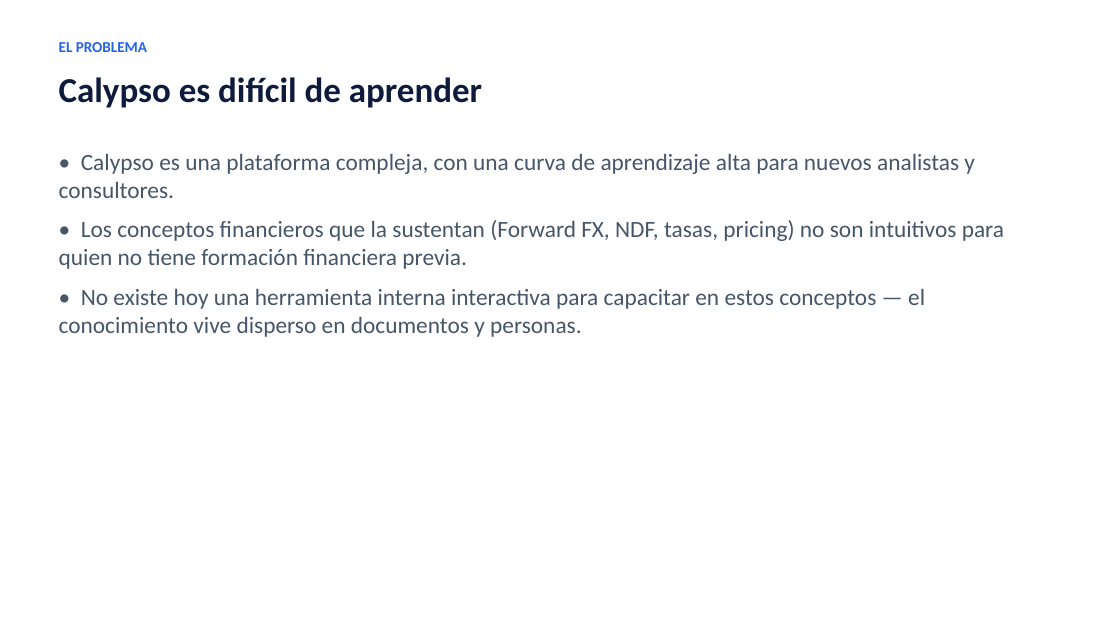
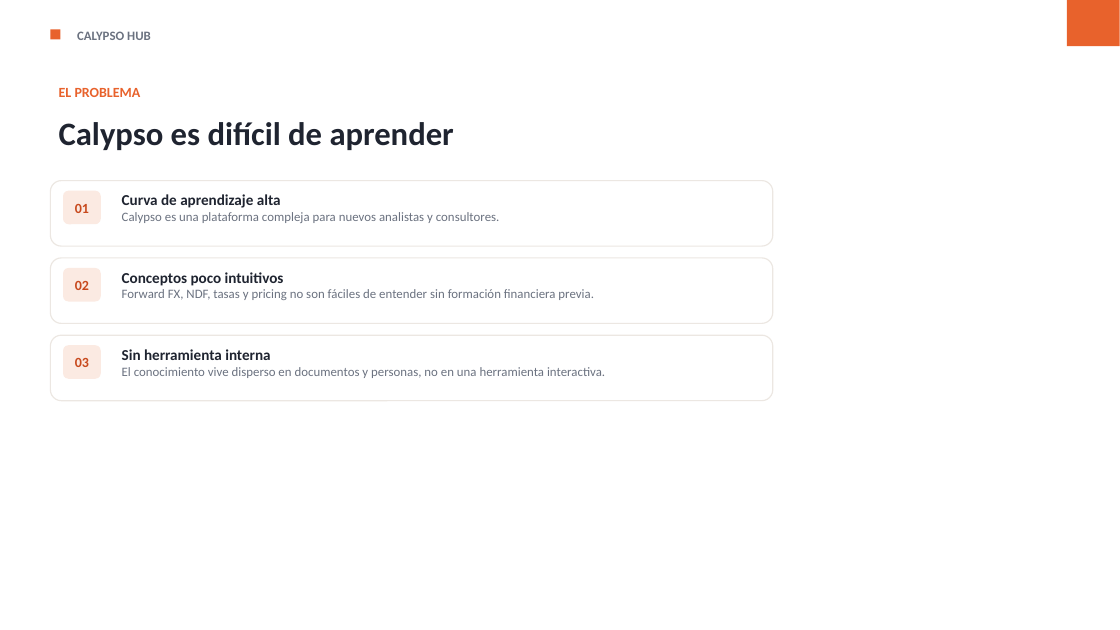
Before and after one commit to gabrielalonso-pr/calypso-knowledge-hub, a slide deck: slide 2 of presentation/calypso-knowledge-hub.pptx. Drawn at 1120x630 pixels with LibreOffice and Linux fonts; fonts in the diff are those of the drawing. Boxes give left, top, right and bottom in pixels: in the first picture for what was removed or moved away, otherwise in the second. Text is boxed around its words. In the diff, an @@ line names an element or a change of style, - is before the commit and + after.

```diff
--- a/presentation/calypso-knowledge-hub.pptx
+++ b/presentation/calypso-knowledge-hub.pptx
@@ rectangle added at [50, 29, 60, 39], fill #E8622C @@
@@ rectangle added at [1067, 0, 1120, 46], fill #E8622C @@
@@ text added at [77, 31, 151, 40], 11 pt, text #6B7280, bold @@
+CALYPSO HUB
@@ text "EL PROBLEMA": place and size @@
-text "EL PROBLEMA" at [59, 42, 147, 52]
+text "EL PROBLEMA" at [59, 88, 141, 97]
@@ text "EL PROBLEMA" at [59, 88, 141, 97]: size 13 to 12 pt, text colour #2563EB to #E8622C @@
@@ text "Calypso es difícil de aprender": place and size @@
-text "Calypso es difícil de aprender" at [59, 77, 482, 108]
+text "Calypso es difícil de aprender" at [59, 122, 454, 150]
@@ text "Calypso es difícil de aprender" at [59, 122, 454, 150]: size 30 to 28 pt, text colour #0F1B3D to #1F2430 @@
@@ text removed at [59, 154, 1004, 337] @@
-• Calypso es una plataforma compleja, con una curva de aprendizaje alta para nuevos analistas y consultores.
-• Los conceptos financieros que la sustentan (Forward FX, NDF, tasas, pricing) no son intuitivos para quien no tiene formación financiera previa.
-• No existe hoy una herramienta interna interactiva para capacitar en estos conceptos — el conocimiento vive disperso en documentos y personas.
@@ rounded rectangle added at [50, 181, 773, 246], fill #FFFFFF, outline #ECE7E2 1 pt @@
@@ rounded rectangle added at [63, 191, 101, 224], fill #FBEAE2, 12 pt, text #C84A1E, bold @@
+01
@@ text added at [122, 194, 500, 223], 11 pt, text #6B7280 @@
+Curva de aprendizaje alta
+Calypso es una plataforma compleja para nuevos analistas y consultores.
@@ rounded rectangle added at [50, 258, 773, 323], fill #FFFFFF, outline #ECE7E2 1 pt @@
@@ rounded rectangle added at [63, 268, 101, 302], fill #FBEAE2, 12 pt, text #C84A1E, bold @@
+02
@@ text added at [122, 272, 594, 300], 11 pt, text #6B7280 @@
+Conceptos poco intuitivos
+Forward FX, NDF, tasas y pricing no son fáciles de entender sin formación financiera previa.
@@ rounded rectangle added at [50, 335, 773, 401], fill #FFFFFF, outline #ECE7E2 1 pt @@
@@ rounded rectangle added at [63, 345, 101, 379], fill #FBEAE2, 12 pt, text #C84A1E, bold @@
+03
@@ text added at [122, 349, 605, 378], 11 pt, text #6B7280 @@
+Sin herramienta interna
+El conocimiento vive disperso en documentos y personas, no en una herramienta interactiva.
```
Also in this commit, not shown: 11 other slides changed, 1 other file.
